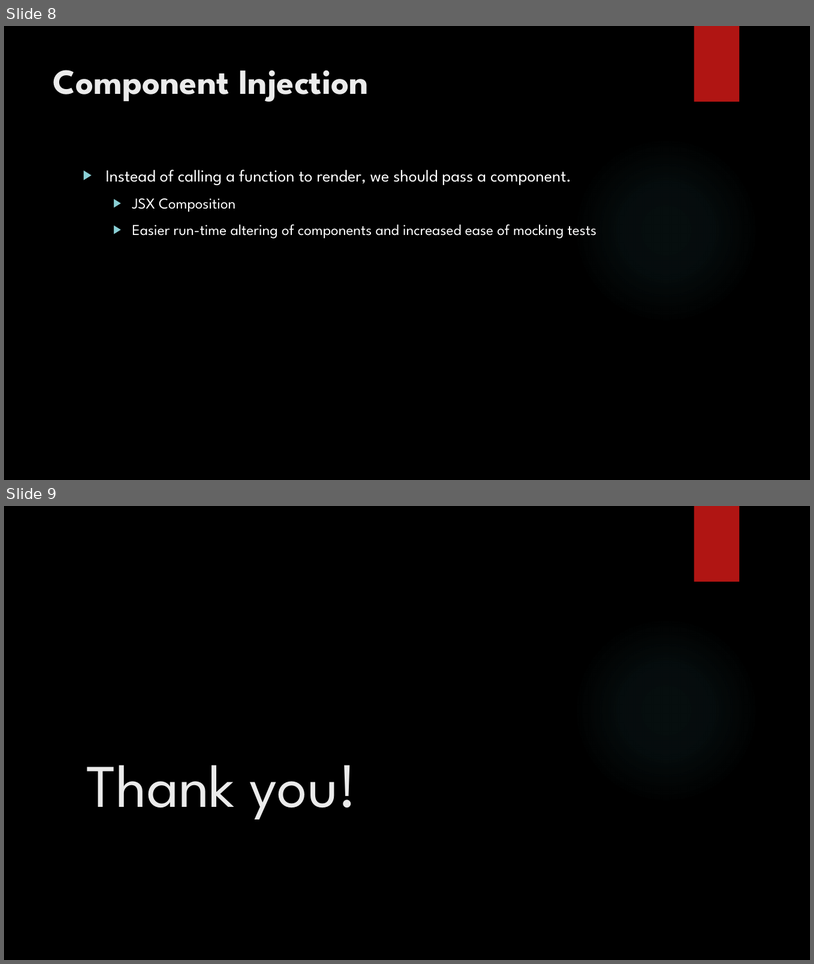
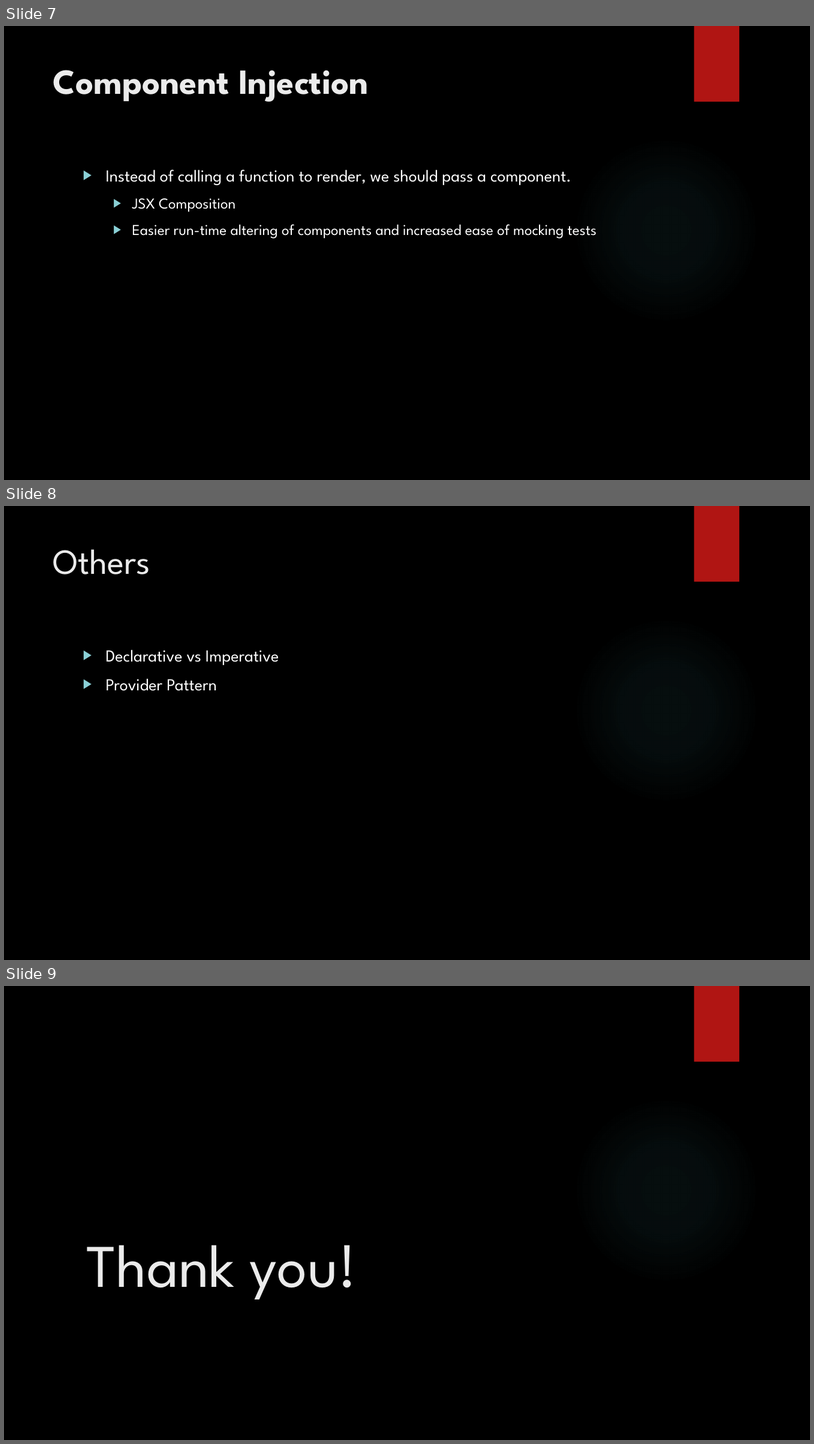
Before and after one commit to vanthuongkb/react-patterns, a slide deck: slides/React Patterns.pptx. Shown one above the other, each under a label of ours: slides 8 and 9 before the commit, slides 7, 8 and 9 after it. The pictures are 814x964 and 814x1444 pixels, drawn with LibreOffice and Linux fonts; fonts in the diff are those of the drawing; background and template pictures are left out. Boxes give left, top, right and bottom in pixels: in the first picture for what was removed or moved away, otherwise in the second. Text is boxed around its words. In the diff, an @@ line names an element or a change of style, - is before the commit and + after.

```diff
--- a/slides/React Patterns.pptx
+++ b/slides/React Patterns.pptx
@@ slide 8 added at bbox=[4, 506, 810, 960], background picture (left out); not listed: 2 template elements that a slide beside it also shows @@
@@ title added at bbox=[53, 549, 150, 574], 42 pt, text #EBEBEB @@
+Others
@@ text added at bbox=[106, 649, 279, 691], 20 pt, text #FFFFFF @@
+▶ Declarative vs Imperative
+▶ Provider Pattern
@@ what was slide 8 is now slide 7 @@
```
Also in this commit, not shown: 1 slide removed.
